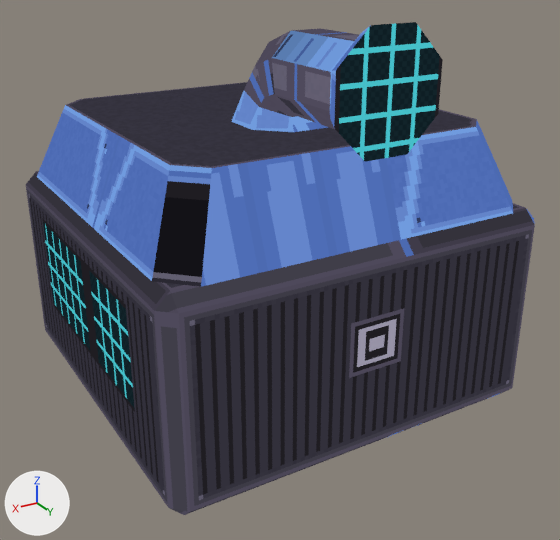
The glTF model art/out/fabricator.glb, before and after one commit.
Camera for both pictures: a 50 mm camera at (1.43, 3.89, 1.76) aimed at (-0.5, 0.67, 0.15). Lighting does not change. The marker at lower left points along +X, +Y and +Z. The picture after the commit comes second. Vertices at exactly the same position are counted once.

Names of what the first picture shows: 'fabricator_body'.
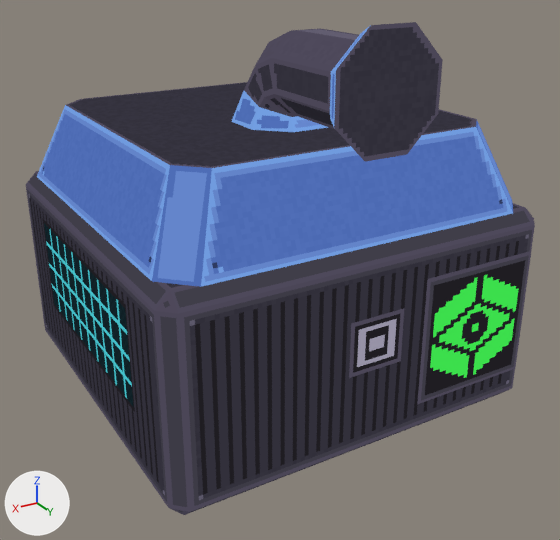
Pixel boxes [x1, y1, x2, y2] of what changed, in the pictures (560 x 540 px):
part 1 of me_fabricator_body, added
    after: [417, 251, 531, 404]
part 2 of me_fabricator_body, surface changed
    both: [26, 22, 535, 512]

Diff of the bpy script that builds the scene:
```diff
--- a/art/out/fabricator.glb.py
+++ b/art/out/fabricator.glb.py
@@ me_fabricator_body @@
 # used by ob_fabricator_body; location = (0.0, 0.0, 0.0)
 # verts and faces of me_fabricator_body; kept vertices keep their numbers, new ones are numbered from 112
-me_fabricator_body.from_pydata(...)  # 112 vertices, 176 faces; spans x -1.5..0.5, y -0.5..1.5, z -0.5..1.46
+me_fabricator_body.from_pydata(...)  # 116 vertices, 178 faces; spans x -1.5..0.5, y -0.5..1.5, z -0.5..1.46
+# me_fabricator_body part 1
+verts[112] = (-0.77, 1.5, -0.31)  # pixel (417, 404)
+verts[113] = (-1.43, 1.5, -0.31)  # pixel (515, 368)
+verts[114] = (-1.43, 1.5, 0.35)  # pixel (531, 250)
+verts[115] = (-0.77, 1.5, 0.35)  # pixel (427, 279)
+faces += [(112, 113, 114), (112, 114, 115)]
+# me_fabricator_body part 2: 158 kept faces spanning x -1.5..0.5, y -0.5..1.5, z -0.5..1.46 get new texture (UV) coordinates
 me_fabricator_body.materials.append(mat_fabricator)
```
